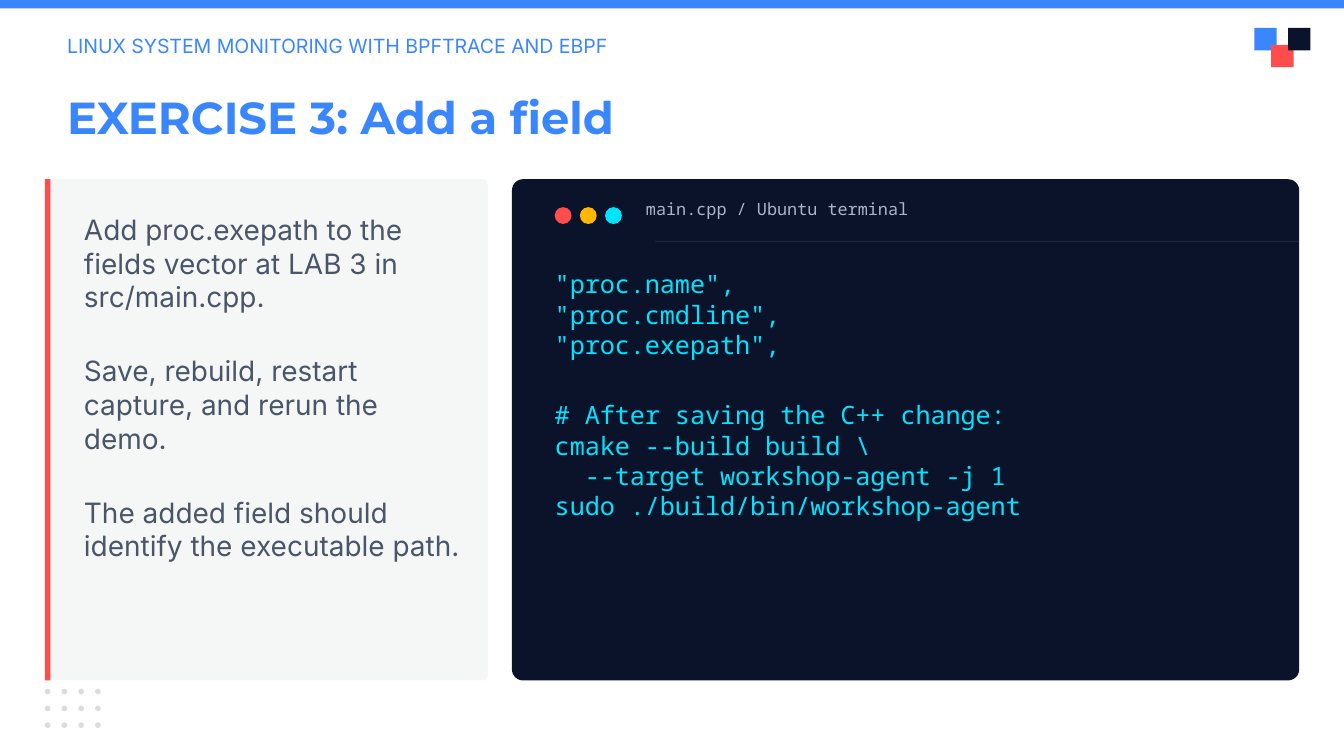
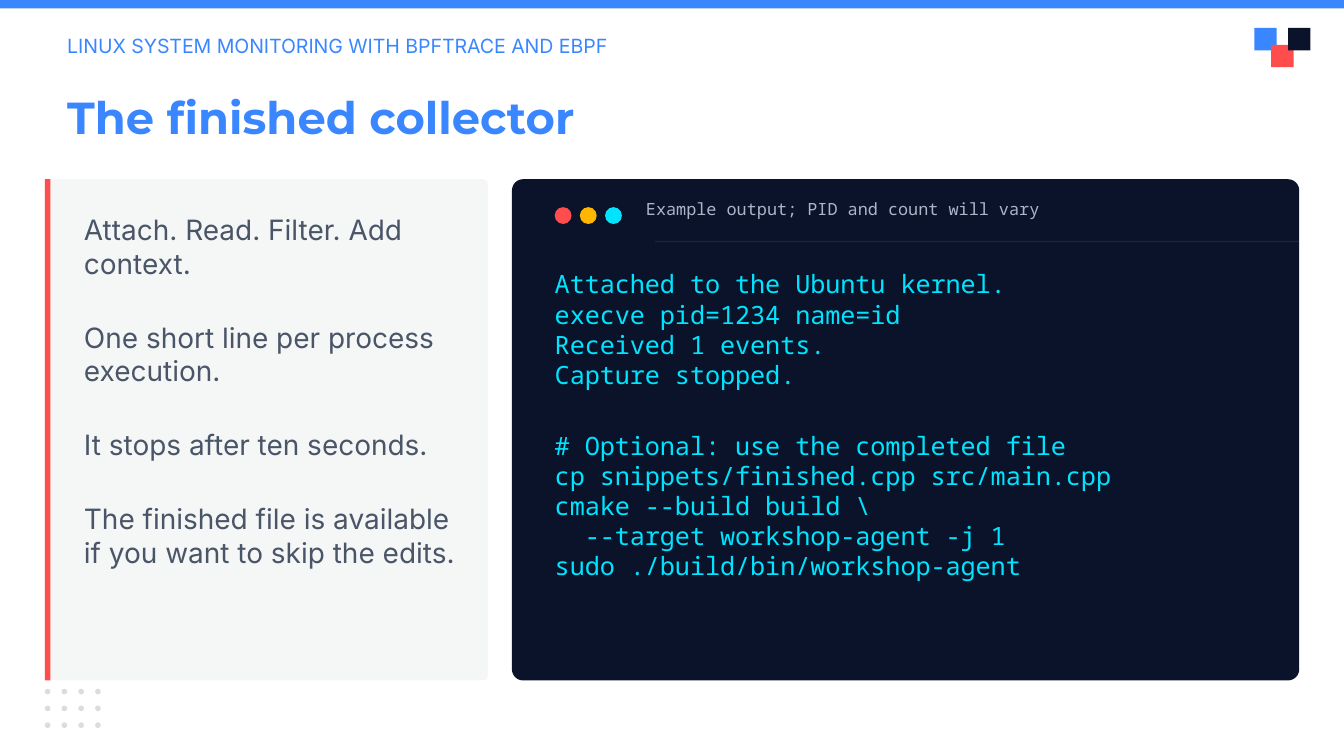
Before and after one commit to julianshalaby-perj/falco-libs-workshop, a slide deck: slide 11 of presentation/falco-libs-intro.pptx (slide 10 before the commit). Drawn at 1344x756 pixels with LibreOffice and Linux fonts; fonts in the diff are those of the drawing; background and template pictures are left out. Boxes give left, top, right and bottom in pixels: in the first picture for what was removed or moved away, otherwise in the second. Text is boxed around its words. In the diff, an @@ line names an element or a change of style, - is before the commit and + after.

Commit message:
Teach attachment, reading, filtering, and context in 12 slides

```diff
--- a/presentation/falco-libs-intro.pptx
+++ b/presentation/falco-libs-intro.pptx
@@ text at box(67, 98, 574, 135): text changed @@
-EXERCISE 3: Add a field
+The finished collector
@@ text at box(646, 202, 1039, 219): text changed @@
-main.cpp / Ubuntu terminal
+Example output; PID and count will vary
@@ text at box(84, 219, 455, 569): text changed @@
-Add proc.exepath to the fields vector at LAB 3 in src/main.cpp.
-Save, rebuild, restart capture, and rerun the demo.
-The added field should identify the executable path.
+Attach. Read. Filter. Add context.
+One short line per process execution.
+It stops after ten seconds.
+The finished file is available if you want to skip the edits.
@@ text at box(555, 274, 1111, 551): text changed @@
-"proc.name",
-"proc.cmdline",
-"proc.exepath",
-# After saving the C++ change:
-cmake --build build \
---target workshop-agent -j 1
+Attached to the Ubuntu kernel.
+execve pid=1234 name=id
+Received 1 events.
+Capture stopped.
+# Optional: use the completed file
+cp snippets/finished.cpp src/main.cpp
+cmake --build build \
+--target workshop-agent -j 1
```
Also in this commit, not shown: 6 other slides changed, 4 slides added, 12 slides removed.
